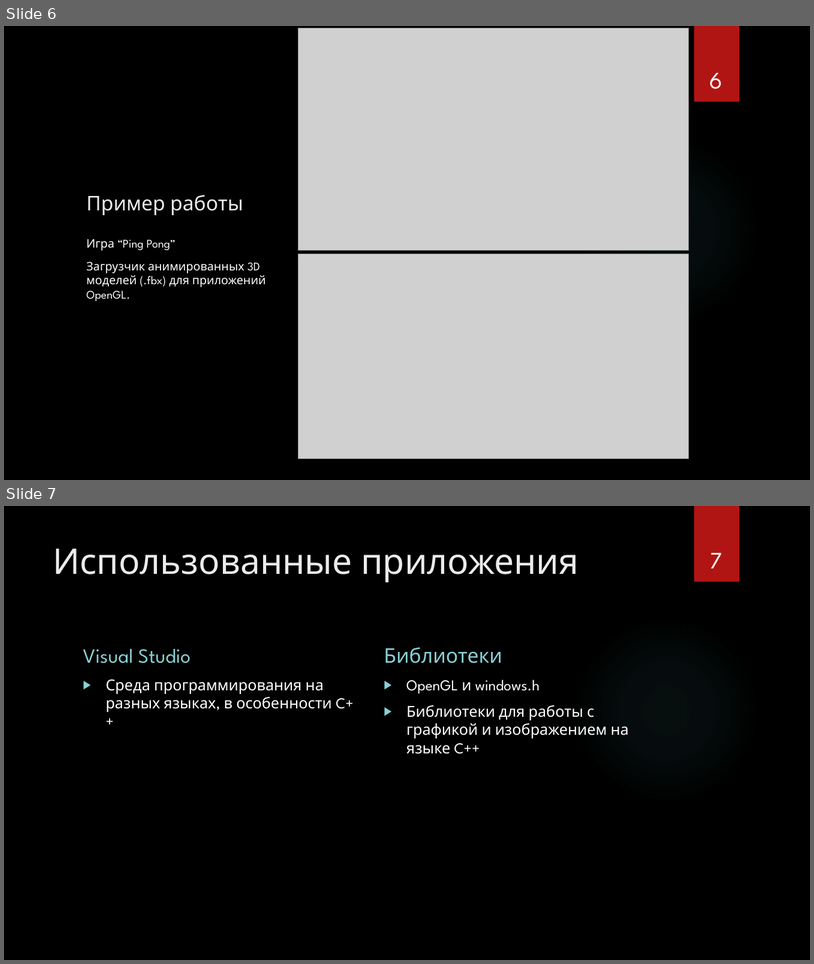
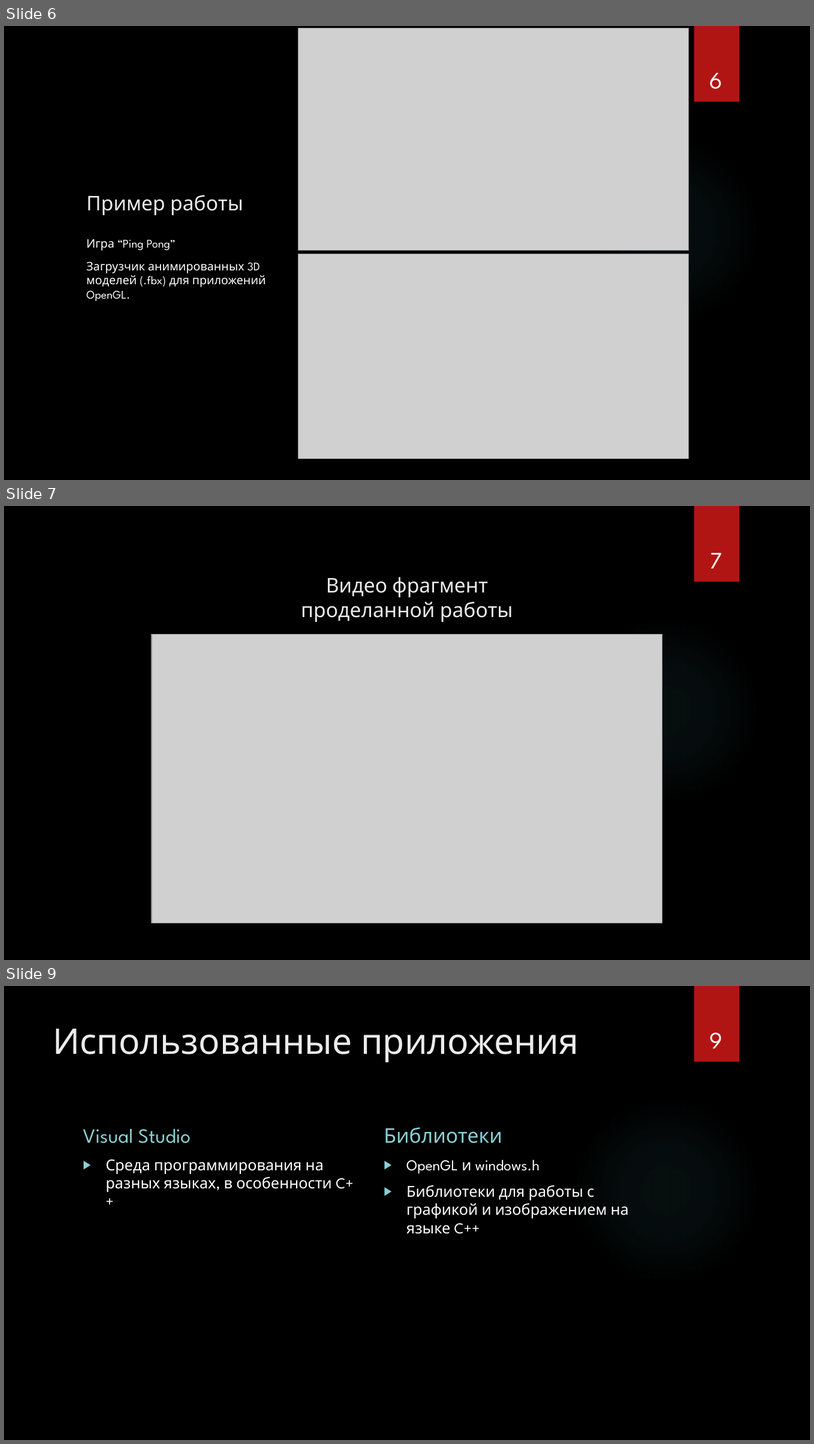
Before and after one commit to ArtemHollow/JustAnotherSchoolProject, a slide deck: Презентация 8.pptx. Shown one above the other, each under a label of ours: slides 6 and 7 before the commit, slides 6, 7 and 9 after it; the slides between them are not shown. The pictures are 814x964 and 814x1444 pixels, drawn with LibreOffice and Linux fonts; fonts in the diff are those of the drawing; grey boxes stand for pictures; background and template pictures are left out. Boxes give left, top, right and bottom in pixels: in the first picture for what was removed or moved away, otherwise in the second. Text is boxed around its words. In the diff, an @@ line names an element or a change of style, - is before the commit and + after.

```diff
--- a/Презентация 8.pptx
+++ b/Презентация 8.pptx
@@ slide 7 added at bbox=[4, 506, 810, 960], background picture (left out); not listed: 2 template elements that a slide beside it also shows @@
@@ page number added at bbox=[710, 553, 722, 568], 28 pt, text #FFFFFF @@
+7
@@ title added at bbox=[301, 577, 513, 622], 24 pt, text #EBEBEB @@
+Видео фрагмент проделанной работы
@@ picture added at bbox=[152, 634, 663, 922] @@
@@ what was slide 7 is now slide 9 @@
@@ page number at bbox=[710, 1032, 723, 1048]: text changed @@
-7
+9
```
Also in this commit, not shown: 4 slides changed, 1 other slide added, 1 slide removed.
